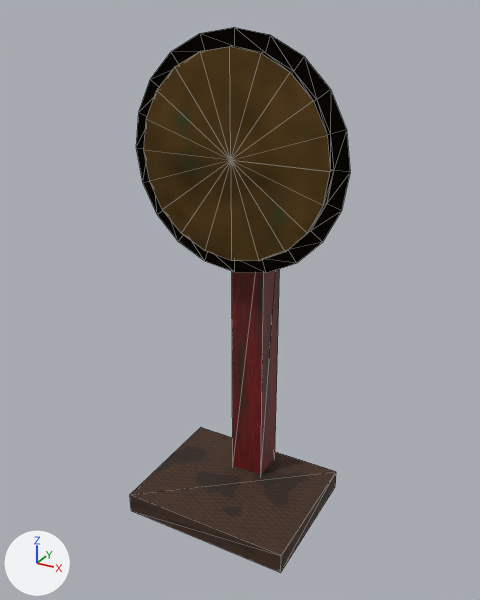
The glTF model assets/props/mirror_stand.glb, before and after one commit.
Both versions are drawn from a camera (50 mm lens) standing at (0.803, -1.433, 1.39) and looking at (0.012, 0.005, 0.671). Lighting does not change. The marker at lower left points along +X, +Y and +Z. The older version comes first. Mesh edges are drawn as thin lines. Objects named as collision shapes, trigger or cutter boxes, shadow casters or lower levels of detail are left out. Where no turn or scale is listed for an object, it has been applied to the vertices.

Objects in the first picture: 'Base', 'Frame', 'Mirror', 'Post'.
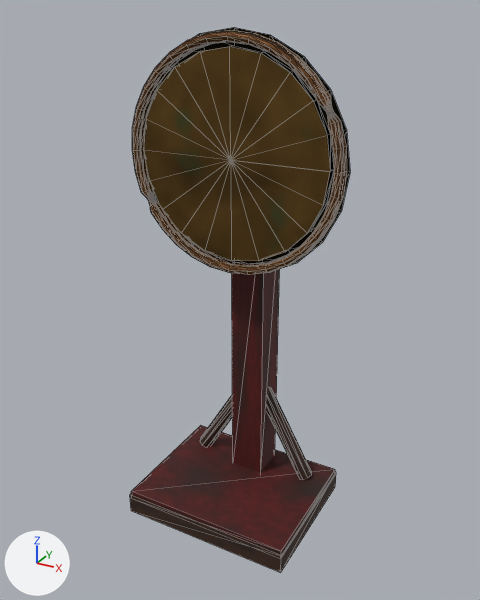
Where the change shows, as pixel boxes (x1, y1, x2, y2) in the pictures (480 x 600 px):
'Art_BurntLacquer', added (brown): after (131, 425, 335, 554)
'Post', recoloured: (232, 269, 280, 472) in both
'Art_OxidizedBrass_Mirror', added: after (132, 30, 347, 275)
'Art_WarmWood', added: after (200, 390, 312, 479)
'Base', unchanged, covered by the edit: before (130, 427, 336, 573); after (130, 471, 336, 573)
'Frame', unchanged, covered by the edit: before (136, 27, 350, 273); after (145, 27, 350, 266)

The change, as a diff of the scene's bpy script:
```diff
--- a/assets/props/mirror_stand.glb.py
+++ b/assets/props/mirror_stand.glb.py
@@ img_t_wood_red_001 @@
+img_t_wood_red_001 = load_image('t_wood_red.001', '_unpacked/t_wood_red.001', 512, 512, 'sRGB')
@@ img_t_wood_dark_001 @@
+img_t_wood_dark_001 = load_image('t_wood_dark.001', '_unpacked/t_wood_dark.001', 512, 512, 'sRGB')
@@ img_t_bronze_001 @@
+img_t_bronze_001 = load_image('t_bronze.001', '_unpacked/t_bronze.001', 256, 256, 'sRGB')
@@ mat_m_woodred @@
 n0 = _N.new('ShaderNodeBsdfPrincipled'); n0.name = 'Principled BSDF'
-n0.inputs[2].default_value = 0.62  # 'Roughness'
+n0.inputs[2].default_value = 0.74  # 'Roughness'
 n1 = _N.new('ShaderNodeOutputMaterial'); n1.name = 'Material Output'
+n3 = _N.new('ShaderNodeMix'); n3.name = 'Mix'
+n3.data_type = 'RGBA'
+n3.blend_type = 'MULTIPLY'
+n3.inputs[0].default_value = 1.0  # 'Factor'
+n3.inputs[7].default_value = (0.51, 0.44, 0.36, 1.0)  # 'B', grey #bdb1a2
 n2 = _N.new('ShaderNodeTexImage'); n2.name = 'Image Texture'
@@ mat_m_woodred @@
 _L.new(n0.outputs[0], n1.inputs[0])  # 'BSDF' to 'Surface'
-_L.new(n2.outputs[0], n0.inputs[0])  # 'Color' to 'Base Color'
+_L.new(n3.outputs[2], n0.inputs[0])  # 'Result' to 'Base Color'
+_L.new(n2.outputs[0], n3.inputs[6])  # 'Color' to 'A'
@@ mat_burntlacquer @@
+mat_burntlacquer = bpy.data.materials.new('BurntLacquer')
+# colours: beige #b6a493
+# uses the picture img_t_wood_red_001
@@ mat_warmwood @@
+mat_warmwood = bpy.data.materials.new('WarmWood')
+# colours: beige #d1ba9e
+# uses the picture img_t_wood_dark_001
@@ mat_oxidizedbrass @@
+mat_oxidizedbrass = bpy.data.materials.new('OxidizedBrass')
+# colours: beige #d6af81
+# uses the picture img_t_bronze_001
@@ me_art_burntlacquer @@
+me_art_burntlacquer.from_pydata(...)  # a box spanning x -0.248..0.248, y -0.196..0.196, z 0.045..0.071
+me_art_burntlacquer.materials.append(mat_burntlacquer)
@@ me_art_warmwood @@
+me_art_warmwood.from_pydata(...)  # 38 vertices, 62 faces; spans x -0.199..0.199, y 0.098..0.152, z 0.062..0.711
+me_art_warmwood.materials.append(mat_warmwood)
@@ me_art_oxidizedbrass_mirror @@
+me_art_oxidizedbrass_mirror.from_pydata(...)  # 532 vertices, 1024 faces; spans x -0.294..0.294, y -0.034..0.007, z -0.294..0.294
+me_art_oxidizedbrass_mirror.materials.append(mat_oxidizedbrass)
@@ ob_art_burntlacquer @@
+ob_art_burntlacquer = bpy.data.objects.new('Art_BurntLacquer', me_art_burntlacquer)
+ob_art_burntlacquer.location = (0.0, 0.0, 0.0)
@@ ob_art_warmwood @@
+ob_art_warmwood = bpy.data.objects.new('Art_WarmWood', me_art_warmwood)
+ob_art_warmwood.location = (0.0, 0.0, 0.0)
@@ ob_art_oxidizedbrass_mirror @@
+ob_art_oxidizedbrass_mirror = bpy.data.objects.new('Art_OxidizedBrass_Mirror', me_art_oxidizedbrass_mirror)
+ob_art_oxidizedbrass_mirror.location = (0.0, 0.0, 1.05)
```
